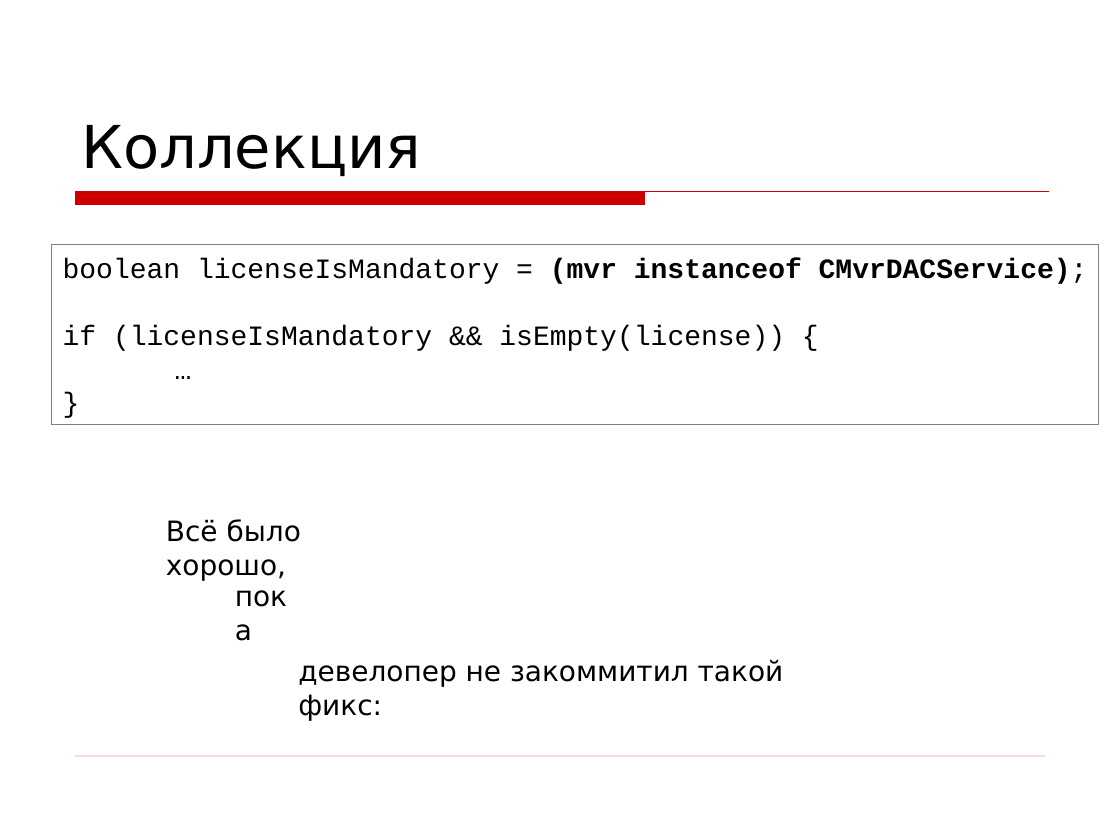
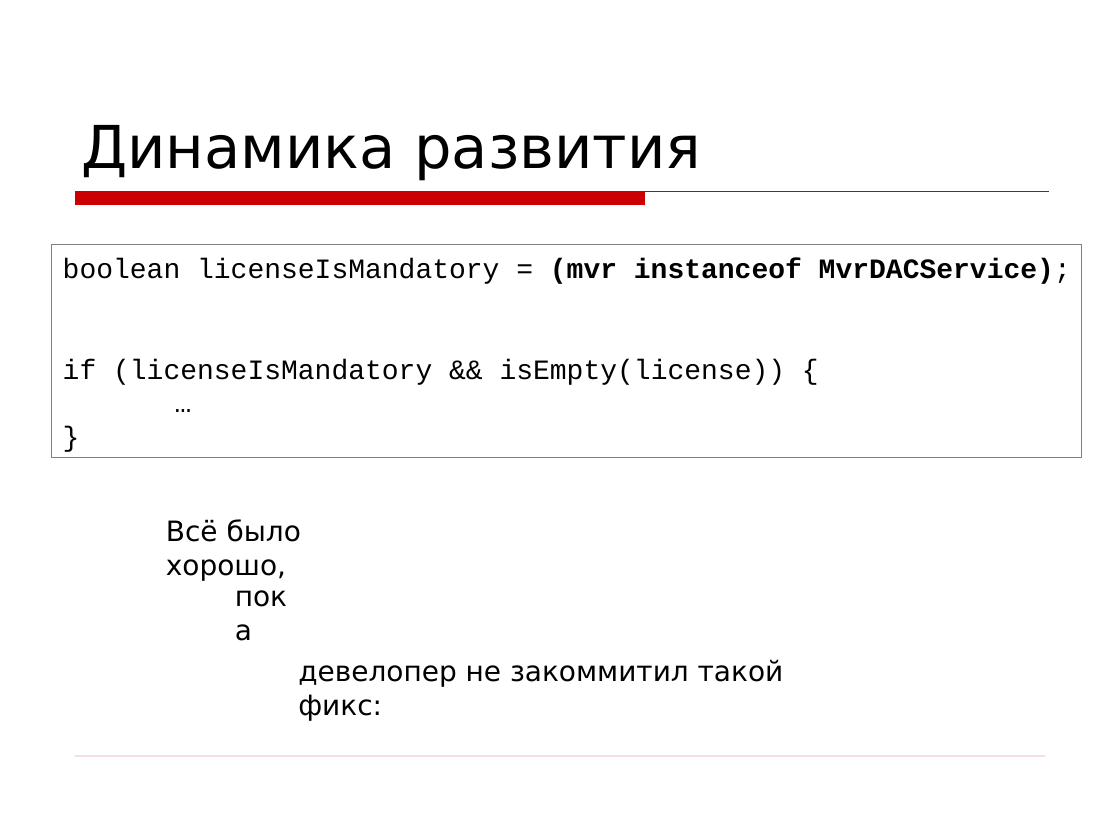
Before and after one commit to asolntsev/presentations, a slide deck: slide 22 of wtf-code/WTF_code.devclub.ru.ppt (slide 20 before the commit). Drawn at 1120x840 pixels with LibreOffice and Linux fonts; fonts in the diff are those of the drawing; background and template pictures are left out. Boxes give left, top, right and bottom in pixels: in the first picture for what was removed or moved away, otherwise in the second. Text is boxed around its words. In the diff, an @@ line names an element or a change of style, - is before the commit and + after.

```diff
--- a/wtf-code/WTF_code.devclub.ru.ppt
+++ b/wtf-code/WTF_code.devclub.ru.ppt
@@ title at [81, 125, 701, 181]: text changed @@
-Коллекция
+Динамика развития
@@ rectangle "boolean licenseIsMandatory = (mvr instanceof ...": place and size @@
-rectangle "boolean licenseIsMandatory = (mvr instanceof ..." at [52, 245, 1099, 424]
+rectangle "boolean licenseIsMandatory = (mvr instanceof ..." at [52, 245, 1082, 458]
@@ text in rectangle at [63, 258, 1071, 284]: text changed @@
-boolean licenseIsMandatory = (mvr instanceof CMvrDACService);
+boolean licenseIsMandatory = (mvr instanceof MvrDACService);
```
Also in this commit, not shown: 10 other slides changed, 2 slides added.
